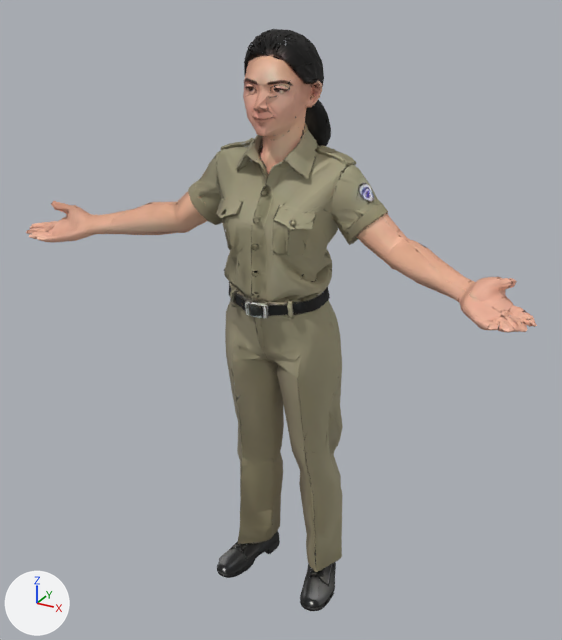
A saved change to the glTF model assets/people/mid/security-mid.glb.
Rendered twice from a camera (50 mm lens) standing at (1.111, -1.973, 2.027) and looking at (0.007, 0.034, 1.023). Lighting does not change. The marker at lower left points along +X, +Y and +Z. The older version comes first. Vertices at exactly the same position are counted once.

The scene before the commit, as lines of its bpy script (objects in view):
```python
me_model_031 = bpy.data.meshes.new('model.031')
me_model_031.from_pydata(...)  # 13465 vertices, 15000 faces; spans x -0.83..0.83, y -0.24..0.24, z 0.0..1.9
me_model_031.materials.append(mat_face)  # picture img_skin_face_diffuse
ob_facemesh = bpy.data.objects.new('FaceMesh', me_model_031)
ob_facemesh.location = (0.0, 0.0, 0.0)
```
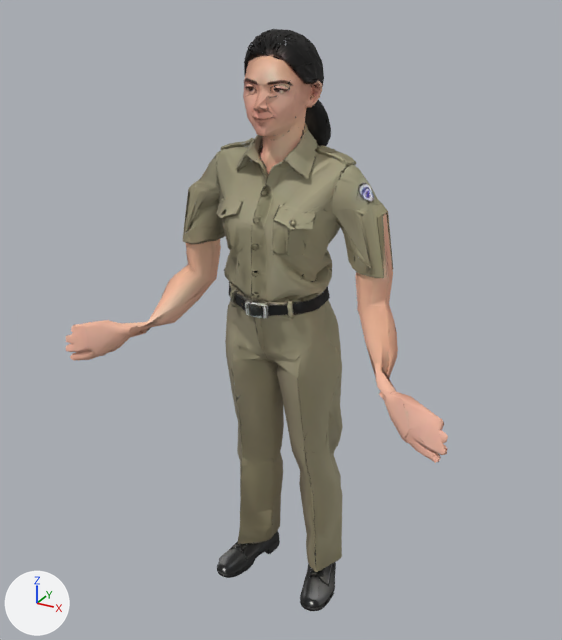
What changed in the scene script:
```text
Change me_model_031:
    used by ob_facemesh; location = (0.0, 0.0, 0.0)
    remove me_model_031.from_pydata(...)  # 13465 vertices, 15000 faces; spans x -0.83..0.83, y -0.24..0.24, z 0.0..1.9
    add me_model_031.from_pydata(...)  # 13465 vertices, 15000 faces; spans x -0.66..0.66, y -0.26..0.24, z 0.0..1.9
    me_model_031 part 1: the loose piece of 104 vertices spanning x -0.83..-0.71, y -0.21..-0.09, z 1.24..1.29 is multiplied about its middle by the matrix ((0.497, 0.839, -0.222), (0.334, 0.051, 0.941), (0.801, -0.542, -0.255)), then moved by (0.19, -0.08, -0.38)
    me_model_031 part 2: the loose piece of 200 vertices spanning x -0.83..-0.69, y -0.24..-0.14, z 1.24..1.28 is multiplied about its middle by the matrix ((0.497, 0.839, -0.222), (0.334, 0.051, 0.941), (0.801, -0.542, -0.255)), then moved by (0.15, -0.05, -0.35)
    me_model_031 part 3: the loose piece of 173 vertices spanning x 0.61..0.81, y -0.24..-0.11, z 1.24..1.3 is multiplied about its middle by the matrix ((0.497, -0.839, 0.222), (-0.334, 0.051, 0.941), (-0.801, -0.542, -0.255)), then moved by (-0.14, -0.04, -0.33)
    me_model_031 part 4: the loose piece of 89 vertices spanning x 0.63..0.75, y -0.17..-0.07, z 1.27..1.35 is multiplied about its middle by the matrix ((0.497, -0.839, 0.222), (-0.334, 0.051, 0.941), (-0.801, -0.542, -0.255)), then moved by (-0.16, -0.04, -0.4)
    me_model_031 part 5: the loose piece of 100 vertices spanning x 0.72..0.83, y -0.21..-0.11, z 1.24..1.28 is multiplied about its middle by the matrix ((0.497, -0.839, 0.222), (-0.334, 0.051, 0.941), (-0.801, -0.542, -0.255)), then moved by (-0.18, -0.08, -0.37)
    me_model_031 part 6: the loose piece of 58 vertices spanning x 0.75..0.82, y -0.19..-0.11, z 1.26..1.28 is multiplied about its middle by the matrix ((0.497, -0.839, 0.222), (-0.334, 0.051, 0.941), (-0.801, -0.542, -0.255)), then moved by (-0.19, -0.08, -0.4)
    me_model_031 part 7: the loose piece of 41 vertices spanning x 0.74..0.81, y -0.22..-0.15, z 1.26..1.28 is multiplied about its middle by the matrix ((0.497, -0.839, 0.222), (-0.334, 0.051, 0.941), (-0.801, -0.542, -0.255)), then moved by (-0.16, -0.04, -0.37)
    me_model_031 part 8: 722 of 13465 vertices moved; they spanned x -0.76..-0.17, y -0.22..0.15, z 0.96..1.41 and now span x -0.61..-0.15, y -0.25..0.15, z 0.86..1.4; mean shift (0.06, -0.02, -0.2); largest move (-0.76, -0.13, 1.34) -> (-0.58, -0.15, 0.86)
    me_model_031 part 9: 578 of 13465 vertices moved; they spanned x 0.18..0.76, y -0.18..0.14, z 1.24..1.41 and now span x 0.19..0.6, y -0.24..0.14, z 0.86..1.4; mean shift (-0.05, -0.01, -0.18); largest move (0.75, -0.14, 1.35) -> (0.58, -0.14, 0.87)
    other edits to the shape of me_model_031 do not show in these pictures
```

Where the change shows, as pixel boxes (x1, y1, x2, y2) in the pictures (562 x 640 px; the box of a moved part takes in the faces that stretch with it):
'FaceMesh', reshaped (25% narrower): before (26, 29, 537, 611); after (66, 29, 448, 611)
part 1 of me_model_031, moved or reshaped: before (30, 221, 59, 232); after (69, 347, 108, 360)
part 2 of me_model_031, moved or reshaped: before (26, 222, 58, 242); after (66, 324, 92, 353)
part 3 of me_model_031, moved or reshaped: before (459, 290, 526, 333); after (391, 391, 448, 455)
part 4 of me_model_031, moved or reshaped (not visible afterwards): before (466, 277, 513, 312)
part 5 of me_model_031, moved or reshaped: before (499, 312, 537, 328); after (406, 427, 442, 463)
part 6 of me_model_031, moved or reshaped: before (509, 305, 533, 326); after (420, 441, 440, 459)
part 7 of me_model_031, moved or reshaped (not visible afterwards): before (501, 310, 527, 331)
part 8 of me_model_031, moved or reshaped: before (50, 186, 248, 307); after (82, 186, 250, 355)
part 9 of me_model_031, moved or reshaped: before (319, 203, 517, 318); after (319, 203, 409, 443)
